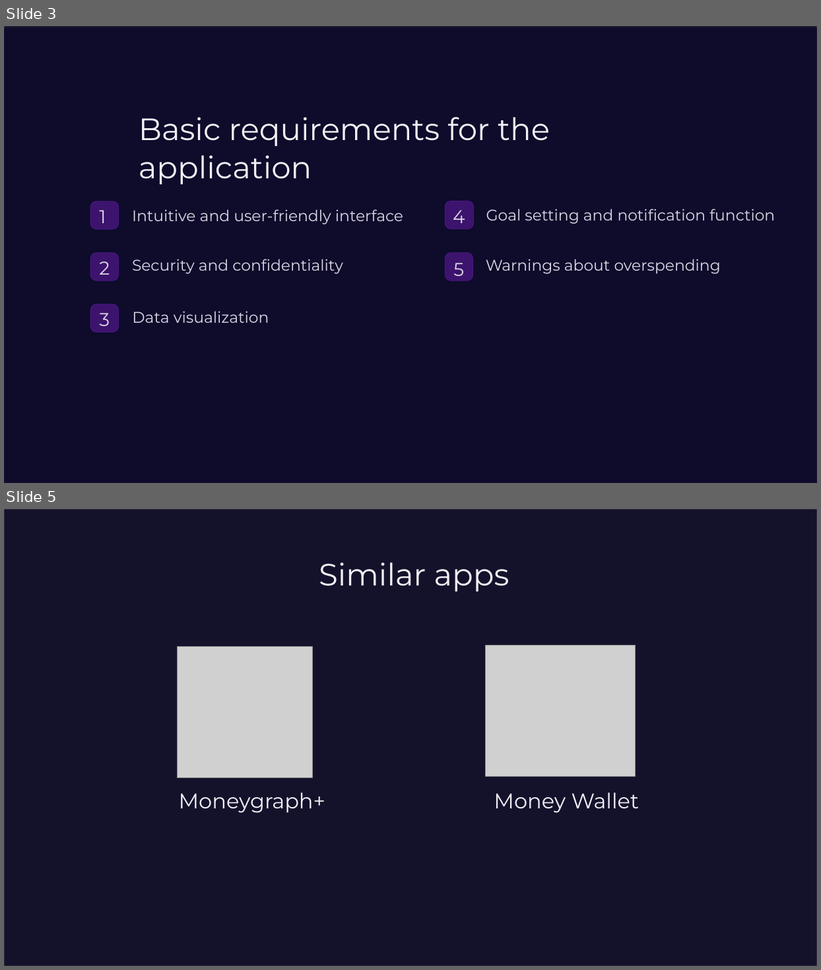
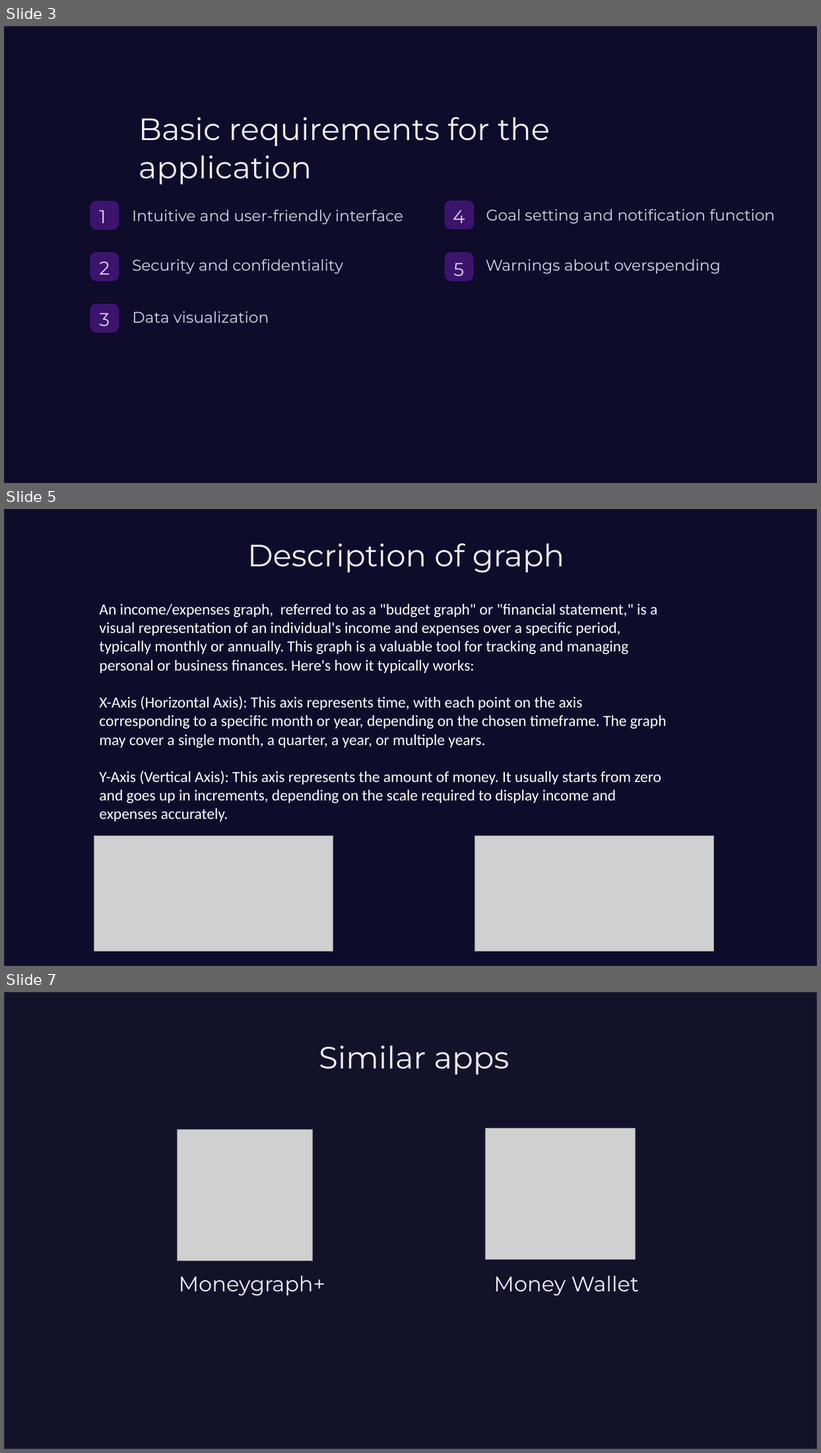
Before and after one commit to OstappMelnykk/MoneyManager, a slide deck: DOCUMENTS/Presentation.pptx. Shown one above the other, each under a label of ours: slides 3 and 5 before the commit, slides 3, 5 and 7 after it; the slides between them are not shown. The pictures are 821x970 and 821x1453 pixels, drawn with LibreOffice and Linux fonts; fonts in the diff are those of the drawing; grey boxes stand for pictures; background and template pictures are left out; a plain dark background stands for a picture behind light text. Boxes give left, top, right and bottom in pixels: in the first picture for what was removed or moved away, otherwise in the second. Text is boxed around its words. In the diff, an @@ line names an element or a change of style, - is before the commit and + after.

```diff
--- a/DOCUMENTS/Presentation.pptx
+++ b/DOCUMENTS/Presentation.pptx
@@ slide 5 added at [4,509,817,966], background picture (left out) @@
@@ rectangle added at [4,509,817,966], fill #0D0A2C at 75% opacity, outline #FFFFFF 0.79 pt @@
@@ rectangle added at [4,509,817,966], fill #0D0A2C at 75% opacity, outline #FFFFFF 0.79 pt @@
@@ text added at [248,543,565,573], 43.7 pt, text #F2F0F4 @@
+Description of graph
@@ text added at [99,603,667,822], 22 pt, text #FFFFFF @@
+An income/expenses graph, referred to as a "budget graph" or "financial statement," is a visual representation of an individual's income and expenses over a specific period, typically monthly or annually. This graph is a valuable tool for tracking and managing personal or business finances. Here's how it typically works:
+X-Axis (Horizontal Axis): This axis represents time, with each point on the axis corresponding to a specific month or year, depending on the chosen timeframe. The graph may cover a single month, a quarter, a year, or multiple years.
+Y-Axis (Vertical Axis): This axis represents the amount of money. It usually starts from zero and goes up in increments, depending on the scale required to display income and expenses accurately.
@@ picture added at [94,836,333,952] @@
@@ picture added at [475,836,714,952] @@
@@ what was slide 5 is now slide 7 @@
```
Also in this commit, not shown: 2 slides changed, 1 other slide added.
